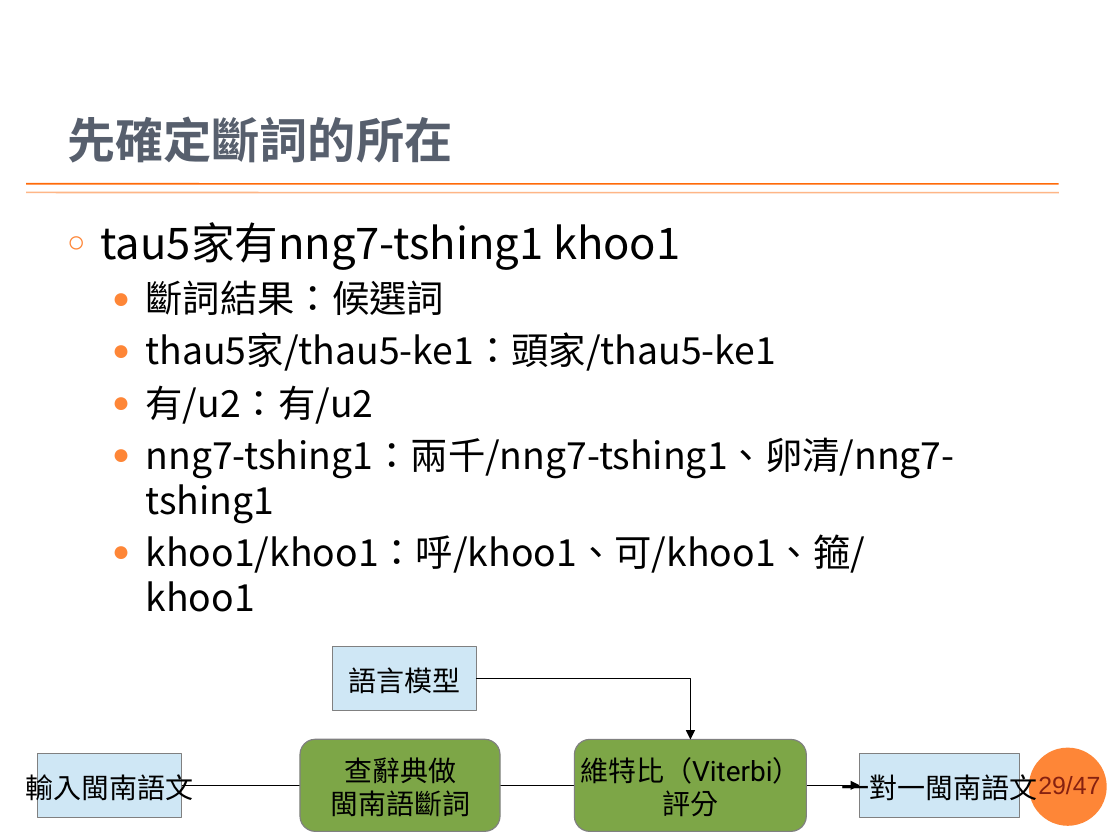
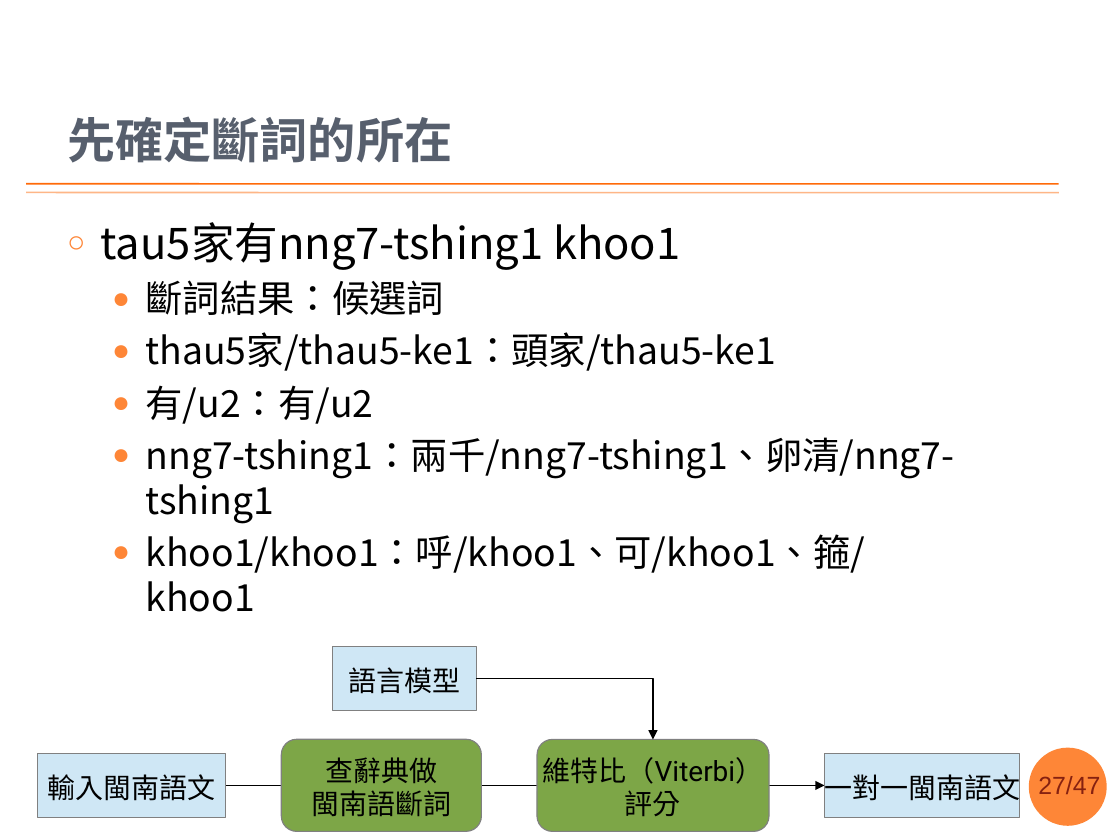
Before and after one commit to sih4sing5hong5/po3-ko3_tau5-iann2-phinn3, a slide deck: slide 27 of 翻譯報告.pptx (slide 29 before the commit). Drawn at 1120x840 pixels with LibreOffice and Linux fonts; fonts in the diff are those of the drawing; background and template pictures are left out. Boxes give left, top, right and bottom in pixels: in the first picture for what was removed or moved away, otherwise in the second. Text is boxed around its words. In the diff, an @@ line names an element or a change of style, - is before the commit and + after.

```diff
--- a/翻譯報告.pptx
+++ b/翻譯報告.pptx
@@ elbow arrow moved from (476, 679) - (690, 739) to (476, 679) - (653, 739) @@
@@ rounded rectangle "查辭典做": place and size @@
-rounded rectangle "查辭典做" at <box>300,739,501,831</box>
+rounded rectangle "查辭典做" at <box>281,739,482,831</box>
@@ rounded rectangle "維特比（Viterbi）": place and size @@
-rounded rectangle "維特比（Viterbi）" at <box>575,739,806,831</box>
+rounded rectangle "維特比（Viterbi）" at <box>536,739,768,831</box>
@@ rectangle "輸入閩南語文": place and size @@
-rectangle "輸入閩南語文" at <box>37,754,180,818</box>
+rectangle "輸入閩南語文" at <box>37,754,225,818</box>
@@ rectangle "一對一閩南語文": place and size @@
-rectangle "一對一閩南語文" at <box>860,754,1020,818</box>
+rectangle "一對一閩南語文" at <box>824,754,1019,818</box>
@@ page number at <box>1038,776,1100,794</box>: text changed @@
-29/47
+27/47
@@ arrow moved from (181, 785) - (860, 785) to (226, 785) - (824, 785) @@
```
Also in this commit, not shown: 1 other slide changed, 1 slide added.
